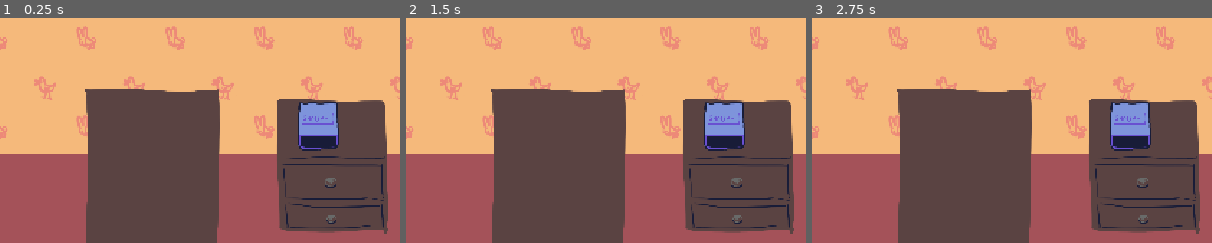
Above: before the commit, frames 1-3 (left to right).
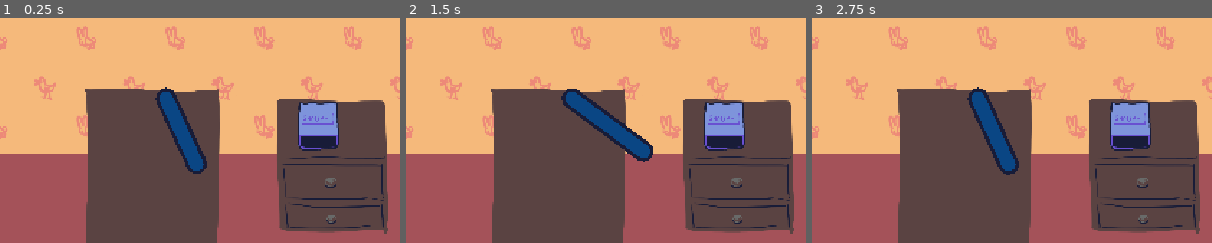
Above: after the commit, the same moments.

Repository: harperstoeckle/be_late_for_work
Game: Godot game, scene res://scenes/main.tscn
Same seed, same stepped clock (60 frames per second), same inputs: the game is played once before the commit and once after it. Sound files missing from this copy of the repository are replaced by a short silence.
Inputs:
- Up to frame 1 (0.25 s): no input
- Up to frame 2 (1.5 s): tap Enter (ui_accept) at 0.5, 0.77, 1.25 s; hold J (snooze) 0.53-1.28 s; tap J (snooze) at 1.35 s
- Up to frame 3 (2.75 s): tap Enter (ui_accept) at 1.52, 2 s; hold J (snooze) from 2.03 s (still down)
The pictures show only the part of the screen within x 32-82%, y 26-76%; the shares and areas given below are measured in that part.

The runs differ from the first frame. In frame 1, 2.0% of the frame differs, in the area x 38-52%, y 30-70%; in frame 2, 2.4%, in the area x 38-62%, y 31-64%; in frame 3, 2.1%.
Error before the commit: Modulo by zero error in operator '%'. (res://scripts/main.gd:58)
Error after the commit: Modulo by zero error in operator '%'. (res://scripts/main.gd:69)

Commit message:
Add an arm

Diff:
--- a/scenes/main.tscn
+++ b/scenes/main.tscn
@@ -66,3 +66,28 @@
 
 [node name="AlarmClock" parent="." unique_id=907858564 instance=ExtResource("9_85g3d")]
 position = Vector2(822.00006, 321)
+
+[node name="Arm" type="Node2D" parent="." unique_id=595817522]
+
+[node name="ArmBorder" type="Line2D" parent="Arm" unique_id=1857980103]
+unique_name_in_owner = true
+points = PackedVector2Array(602, 283, 646, 377)
+width = 30.0
+default_color = Color(0.09411765, 0.10980392, 0.21960784, 1)
+joint_mode = 2
+begin_cap_mode = 2
+end_cap_mode = 2
+antialiased = true
+
+[node name="ArmInside" type="Line2D" parent="Arm" unique_id=922753401]
+unique_name_in_owner = true
+points = PackedVector2Array(602, 283, 646, 378)
+width = 20.0
+default_color = Color(0.039215688, 0.27450982, 0.5176471, 1)
+begin_cap_mode = 2
+end_cap_mode = 2
+antialiased = true
+
+[node name="DefaultHandRef" type="Node2D" parent="Arm" unique_id=1579630850]
+unique_name_in_owner = true
+position = Vector2(646, 378)
--- a/scripts/main.gd
+++ b/scripts/main.gd
@@ -27,6 +27,7 @@
 @export var pre_subdivision_input_leeway: float = 0.05
 ## Maximum time after a subdivision is reached where an input is still considered to have landed on that subdivision.
 @export var post_subdivision_input_leeway: float = 0.05
+@export var arm_retract_duration: float = 0.2
 
 
 @onready var _music_player: AudioStreamPlayer = $MusicPlayer
@@ -34,12 +35,22 @@
 @onready var _snooze_player: AudioStreamPlayer = $SnoozePlayer
 @onready var _miss_player: AudioStreamPlayer = $MissPlayer
 @onready var _alarm_clock: AlarmClock = $AlarmClock
+@onready var _arm_border: Line2D = %ArmBorder
+@onready var _arm_inside: Line2D = %ArmInside
+@onready var _default_hand_ref: Node2D = %DefaultHandRef
+
+@onready var _global_hand_pos := _arm_border.to_global(_arm_border.points[1]) :
+	set(v):
+		_global_hand_pos = v
+		_arm_border.set_point_position(1, _arm_border.to_local(_global_hand_pos))
+		_arm_inside.set_point_position(1, _arm_inside.to_local(_global_hand_pos))
 
 
 var _next_subdivision_to_handle: int = 0
 # Number of times the music has fully played and looped back around.
 var _num_music_loops: int = 0
 var _alarm_start_subdiv: int = -1
+var _arm_tween: Tween
 
 
 # Called every frame. 'delta' is the elapsed time since the previous frame.
@@ -73,6 +84,12 @@
 		_num_music_loops = 0
 		_music_player.play()
 	elif event.is_action_pressed("snooze"):
+		if _arm_tween: _arm_tween.kill()
+		_arm_tween = get_tree().create_tween()
+		_global_hand_pos = _alarm_clock.global_position
+		_arm_tween.tween_property(self, "_global_hand_pos", _default_hand_ref.global_position, arm_retract_duration) \
+			.set_ease(Tween.EASE_IN)
+
 		if _alarm_start_subdiv >= 0:
 			var cur_total_playback_time := _get_total_playback_time()
 			match _get_accuracy(_alarm_start_subdiv + alarm_input_subdivision, cur_total_playback_time):
